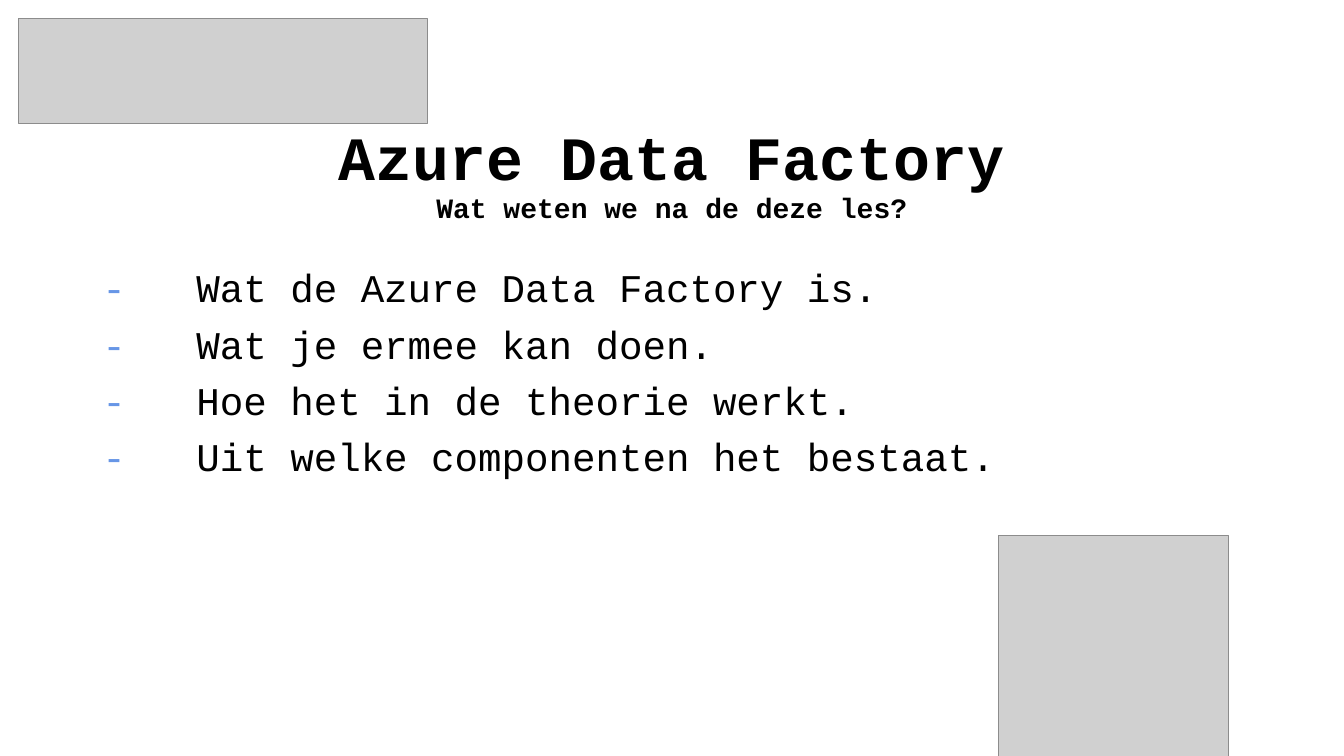
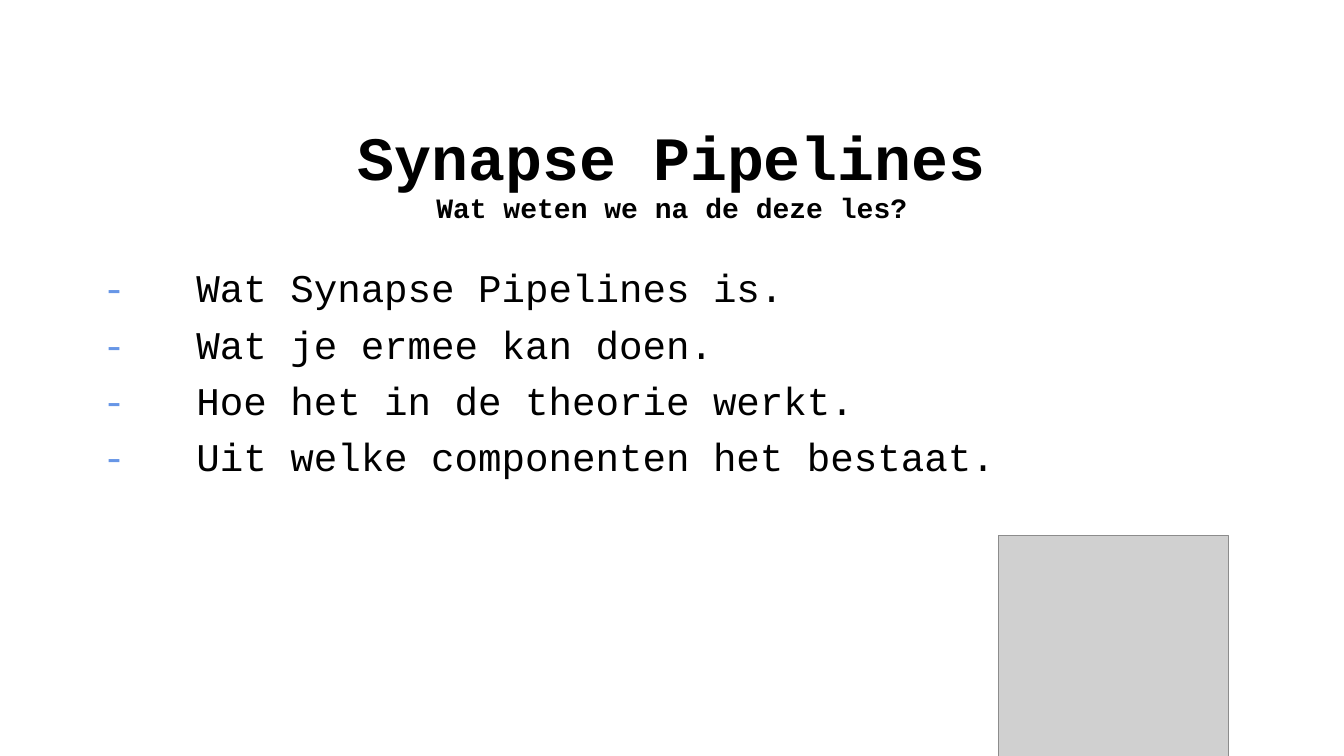
Before and after one commit to wortell-smart-learning/Synapse-Pipelines-Training, a slide deck: slide 10 of Slides/Azure Data Factory Fundamentals Dag 1.pptx. Drawn at 1344x756 pixels with LibreOffice and Linux fonts; fonts in the diff are those of the drawing; grey boxes stand for pictures; background and template pictures are left out. Boxes give left, top, right and bottom in pixels: in the first picture for what was removed or moved away, otherwise in the second. Text is boxed around its words. In the diff, an @@ line names an element or a change of style, - is before the commit and + after.

```diff
--- a/Slides/Azure Data Factory Fundamentals Dag 1.pptx
+++ b/Slides/Azure Data Factory Fundamentals Dag 1.pptx
@@ picture removed at box(19, 19, 427, 124) @@
@@ title at box(357, 136, 986, 219): text changed @@
-Azure Data Factory
-Wat weten we na de deze les?
+Synapse Pipelines
+Wat weten we na de deze les?
@@ text at box(196, 274, 783, 310): text changed @@
-- Wat de Azure Data Factory is.
+- Wat Synapse Pipelines is.
```
Also in this commit, not shown: 36 other slides changed, 1 slide removed, 22 other files.
